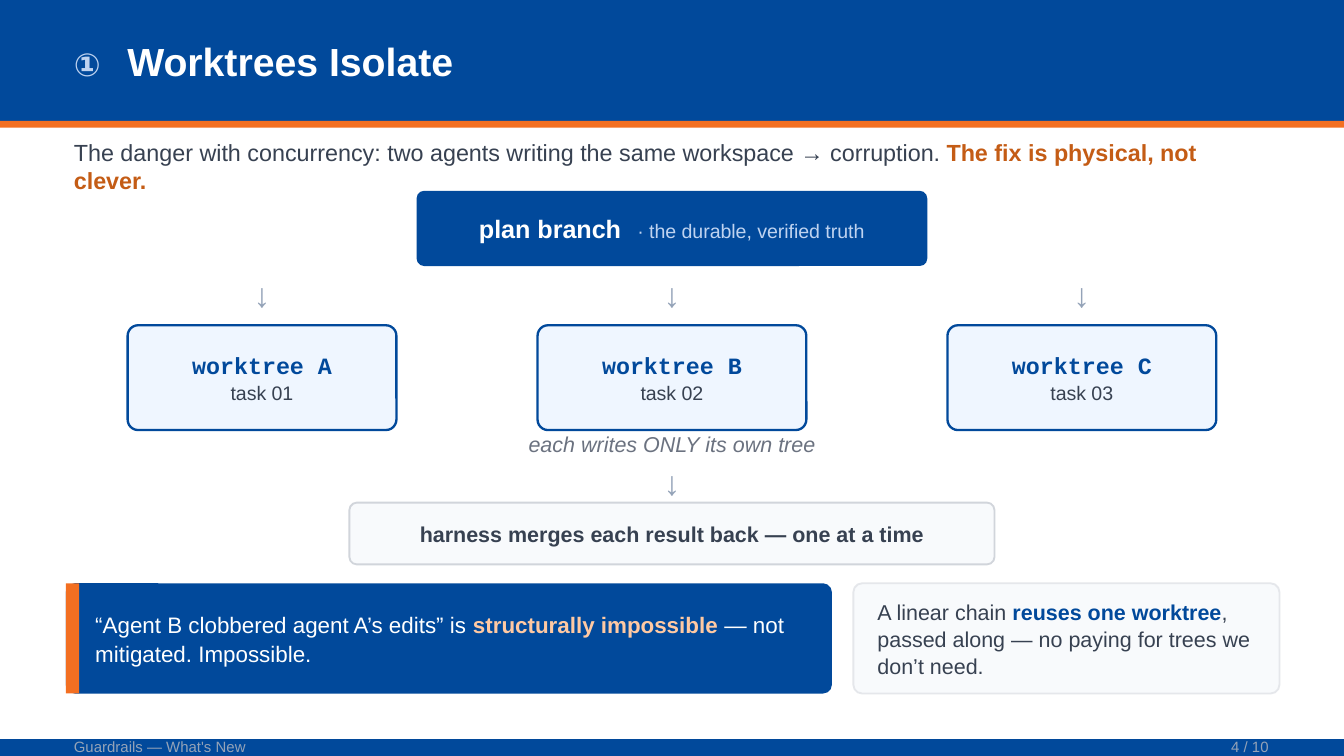
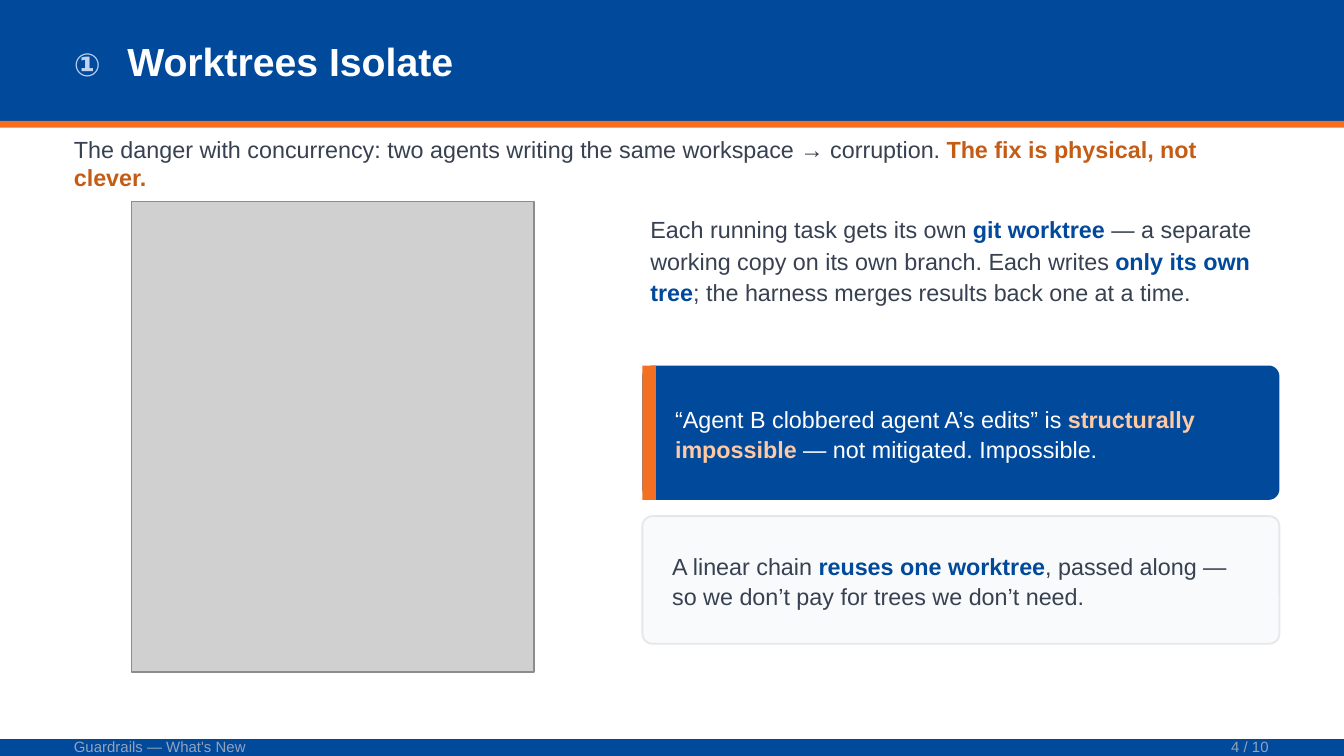
Before and after one commit to Servant-Software-LLC/Guardrails, a slide deck: slide 4 of docs/presentations/guardrails-whats-new-2026-06-22.pptx. Drawn at 1344x756 pixels with LibreOffice and Linux fonts; fonts in the diff are those of the drawing; grey boxes stand for pictures. Boxes give left, top, right and bottom in pixels: in the first picture for what was removed or moved away, otherwise in the second. Text is boxed around its words. In the diff, an @@ line names an element or a change of style, - is before the commit and + after.

```diff
--- a/docs/presentations/guardrails-whats-new-2026-06-22.pptx
+++ b/docs/presentations/guardrails-whats-new-2026-06-22.pptx
@@ picture added at bbox=[132, 202, 535, 672] @@
@@ rounded rectangle removed at bbox=[417, 191, 927, 266] @@
-plan branch · the durable, verified truth
@@ text added at bbox=[650, 221, 1252, 306], 12.5 pt, text #374151 @@
+Each running task gets its own git worktree — a separate working copy on its own branch. Each writes only its own tree; the harness merges results back one at a time.
@@ text removed at bbox=[128, 266, 396, 323] @@
-↓
@@ text removed at bbox=[538, 266, 806, 323] @@
-↓
@@ text removed at bbox=[948, 266, 1216, 323] @@
-↓
@@ rounded rectangle removed at bbox=[128, 325, 396, 430] @@
-worktree A
-task 01
@@ rounded rectangle removed at bbox=[538, 325, 806, 430] @@
-worktree B
-task 02
@@ rounded rectangle removed at bbox=[948, 325, 1216, 430] @@
-worktree C
-task 03
@@ rounded rectangle "“Agent B clobbered agent A’s ...": place and size @@
-rounded rectangle "“Agent B clobbered agent A’s ..." at bbox=[66, 583, 832, 694]
+rounded rectangle "“Agent B clobbered agent A’s ..." at bbox=[642, 366, 1279, 500]
@@ rounded rectangle "“Agent B clobbered agent A’s ..." at bbox=[642, 366, 1279, 500]: size 12 to 12.5 pt; line spacing 1.05 to 1.08 @@
@@ rectangle: place and size @@
-rectangle at bbox=[66, 583, 79, 694]
+rectangle at bbox=[642, 366, 656, 500]
@@ text removed at bbox=[529, 436, 815, 452] @@
-each writes ONLY its own tree
@@ text removed at bbox=[417, 460, 927, 505] @@
-↓
@@ rounded rectangle removed at bbox=[349, 503, 995, 564] @@
-harness merges each result back — one at a time
@@ rounded rectangle "A linear chain reuses one ...": place and size @@
-rounded rectangle "A linear chain reuses one ..." at bbox=[853, 583, 1279, 694]
+rounded rectangle "A linear chain reuses one ..." at bbox=[642, 516, 1279, 644]
@@ text in rounded rectangle at bbox=[672, 558, 1197, 610]: text changed; size 11.5 to 12.5 pt @@
-A linear chain reuses one worktree, passed along — no paying for trees we don’t need.
+A linear chain reuses one worktree, passed along — so we don’t pay for trees we don’t need.
```
Also in this commit, not shown: 4 other slides changed, 6 other files.
